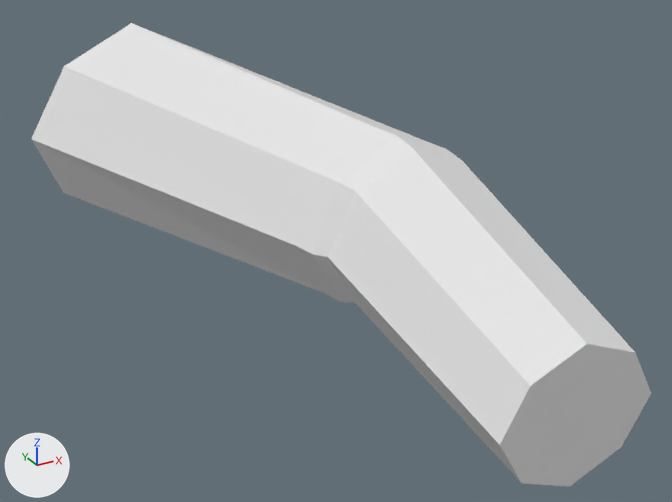
What one commit did to the Blender file assets/my blender files/prison-arms.blend.
The view is the same before and after, from a 50 mm camera at (0.8, -4.76, 2.66) aimed at (2.88, -0.97, 0.76). Lighting does not change. The marker at lower left points along +X, +Y and +Z.

In view in the first picture: 'Arm'.
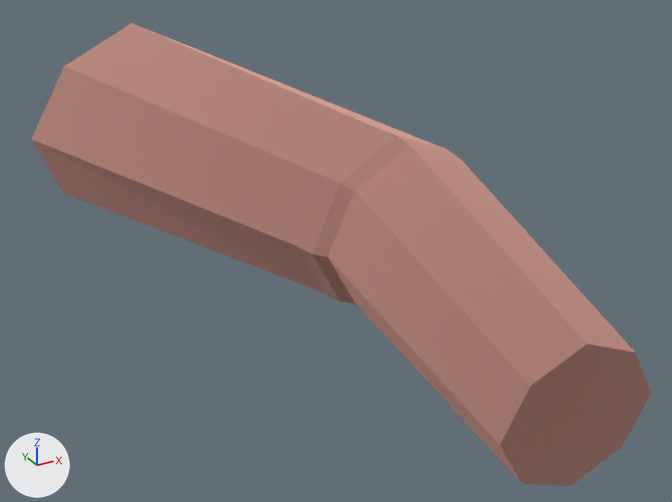
What the commit changed:
Picture 'Material Base Color' (img_material_base_color) is new.
Picture 'arm Roughness' (img_arm_roughness) is new.
Picture 'arm Metallic' (img_arm_metallic) is new.
Material 'arm' (mat_arm) is new.
Uses the picture img_arm_metallic.
Uses the picture img_arm_roughness.
Uses the picture img_material_base_color.
me_cube_001 has 45 vertices, 46 faces and spans x 1.81..3.48, y -2.87..1.44, z 0.36..1.64.
me_cube_001 now uses material mat_arm.

Where the change shows, as pixel boxes (x1, y1, x2, y2) in the pictures (672 x 502 px):
'Arm', recoloured (white to brown): (31, 23, 651, 487) in both
